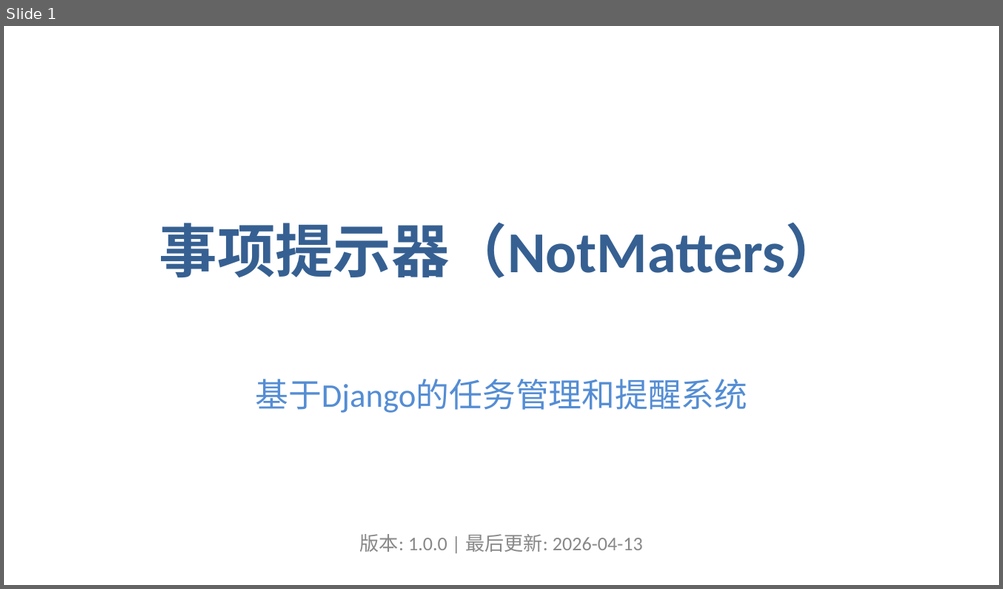
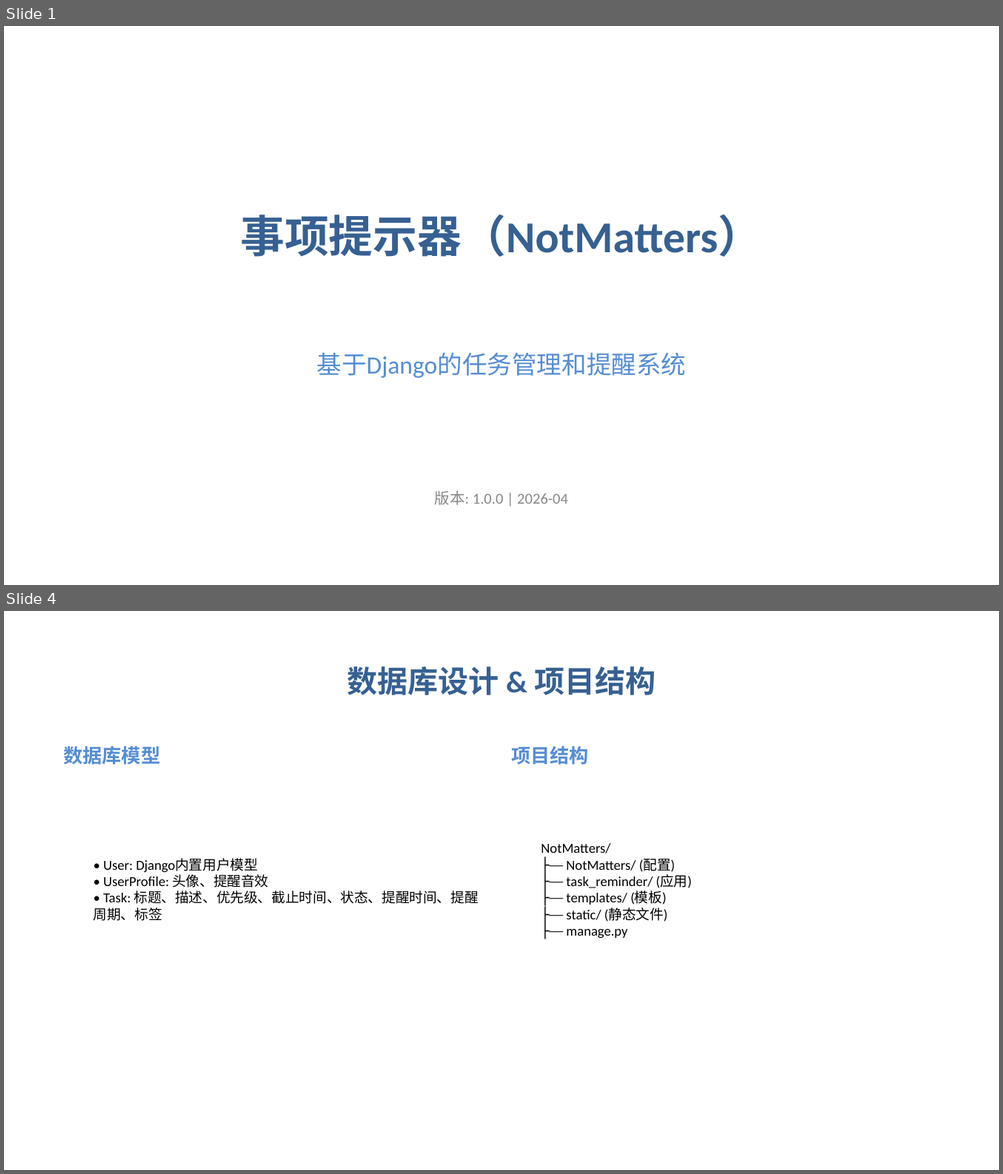
Before and after one commit to nidhaggur/NotMatters, a slide deck: NotMatters_Presentation.pptx. Shown one above the other, each under a label of ours: slide 1 before the commit, slides 1 and 4 after it; the slides between them are not shown. The pictures are 1003x589 and 1003x1174 pixels, drawn with LibreOffice and Linux fonts; fonts in the diff are those of the drawing. Boxes give left, top, right and bottom in pixels: in the first picture for what was removed or moved away, otherwise in the second. Text is boxed around its words. In the diff, an @@ line names an element or a change of style, - is before the commit and + after.

Commit message:
feat: 生成项目演示PPT

```diff
--- a/NotMatters_Presentation.pptx
+++ b/NotMatters_Presentation.pptx
@@ slide 4 added at (4, 611, 999, 1170), background #FFFFFF @@
@@ text added at (347, 667, 655, 695), 22 pt, text #366092, bold @@
+数据库设计 & 项目结构
@@ text added at (63, 746, 160, 765), 14 pt, text #548DD4, bold @@
+数据库模型
@@ text added at (511, 746, 589, 765), 14 pt, text #548DD4, bold @@
+项目结构
@@ text added at (540, 843, 691, 938), 10 pt, text #000000 @@
+NotMatters/
+├── NotMatters/ (配置)
+├── task_reminder/ (应用)
+├── templates/ (模板)
+├── static/ (静态文件)
+├── manage.py
@@ text added at (94, 858, 478, 921), 10 pt, text #000000 @@
+• User: Django内置用户模型
+• UserProfile: 头像、提醒音效
+• Task: 标题、描述、优先级、截止时间、状态、提醒时间、提醒周期、标签
@@ slide 1 changed as well @@
@@ text "事项提示器（NotMatters）" at (240, 215, 762, 257): size 42 to 32 pt @@
@@ text "基于Django的任务管理和提醒系统": place and size @@
-text "基于Django的任务管理和提醒系统" at (255, 379, 747, 413)
+text "基于Django的任务管理和提醒系统" at (316, 352, 686, 378)
@@ text "基于Django的任务管理和提醒系统" at (316, 352, 686, 378): size 24 to 18 pt @@
@@ text at (435, 491, 568, 506): text changed; size 14 to 11 pt @@
-版本: 1.0.0 | 最后更新: 2026-04-13
+版本: 1.0.0 | 2026-04
```
Also in this commit, not shown: 1 other slide changed, 4 other slides added, 16 slides removed, 1 other file.
